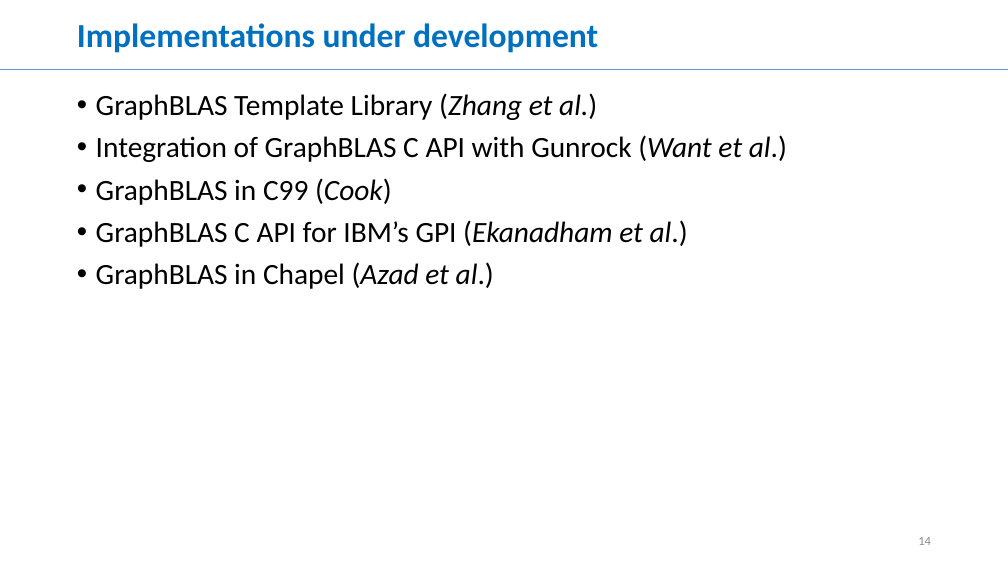
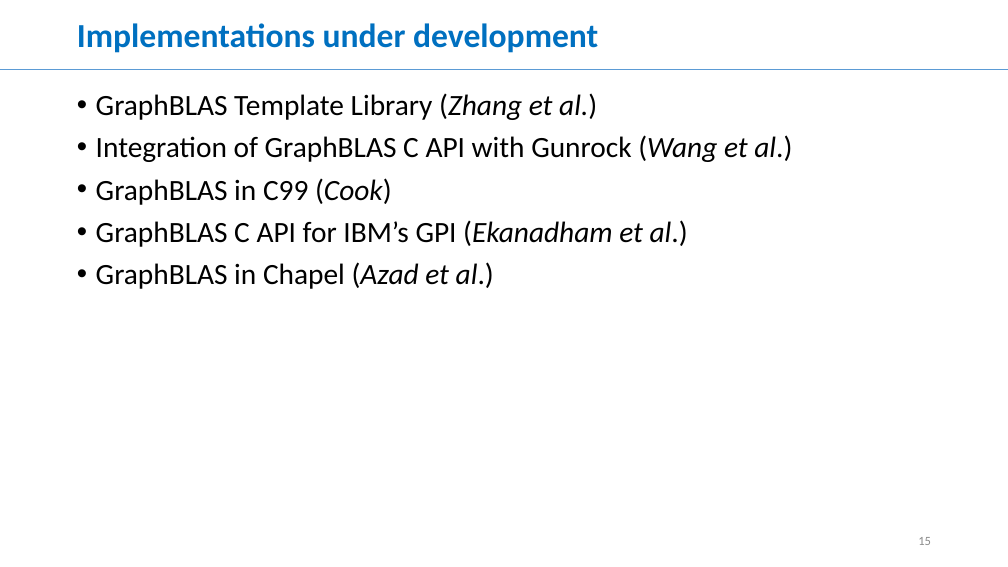
Before and after one commit to GraphBLAS/graphblas-api-c, a slide deck: slide 15 of GABB17/GABB17.pptx (slide 14 before the commit). Drawn at 1008x567 pixels with LibreOffice and Linux fonts; fonts in the diff are those of the drawing. Boxes give left, top, right and bottom in pixels: in the first picture for what was removed or moved away, otherwise in the second. Text is boxed around its words. In the diff, an @@ line names an element or a change of style, - is before the commit and + after.

Commit message:
editing

```diff
--- a/GABB17/GABB17.pptx
+++ b/GABB17/GABB17.pptx
@@ text at box(96, 135, 792, 162): text changed @@
-• Integration of GraphBLAS C API with Gunrock (Want et al.)
+• Integration of GraphBLAS C API with Gunrock (Wang et al.)
@@ page number at box(918, 537, 931, 545): text changed @@
-14
+15
```
Also in this commit, not shown: 1 other slide changed, 1 slide added.
